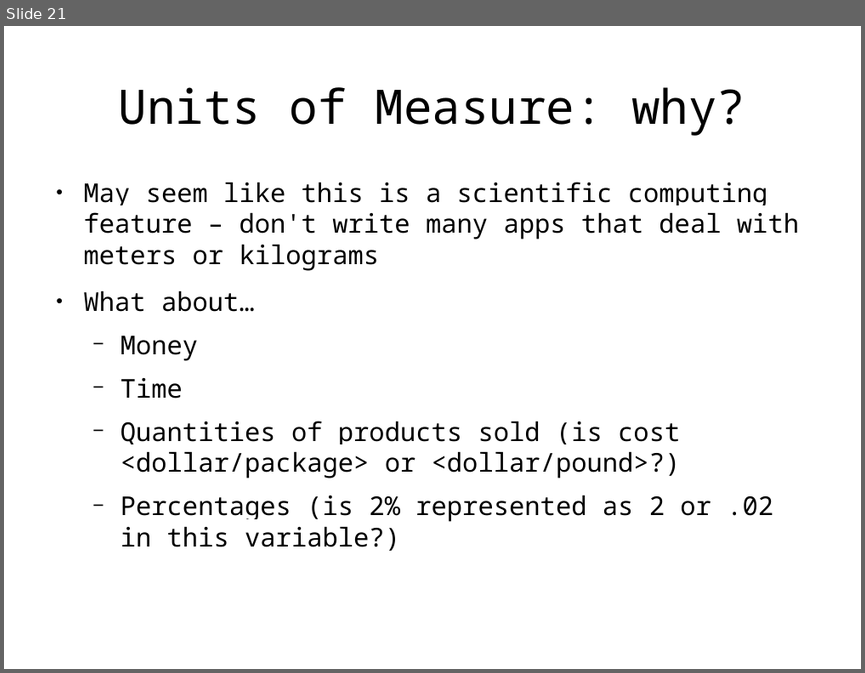
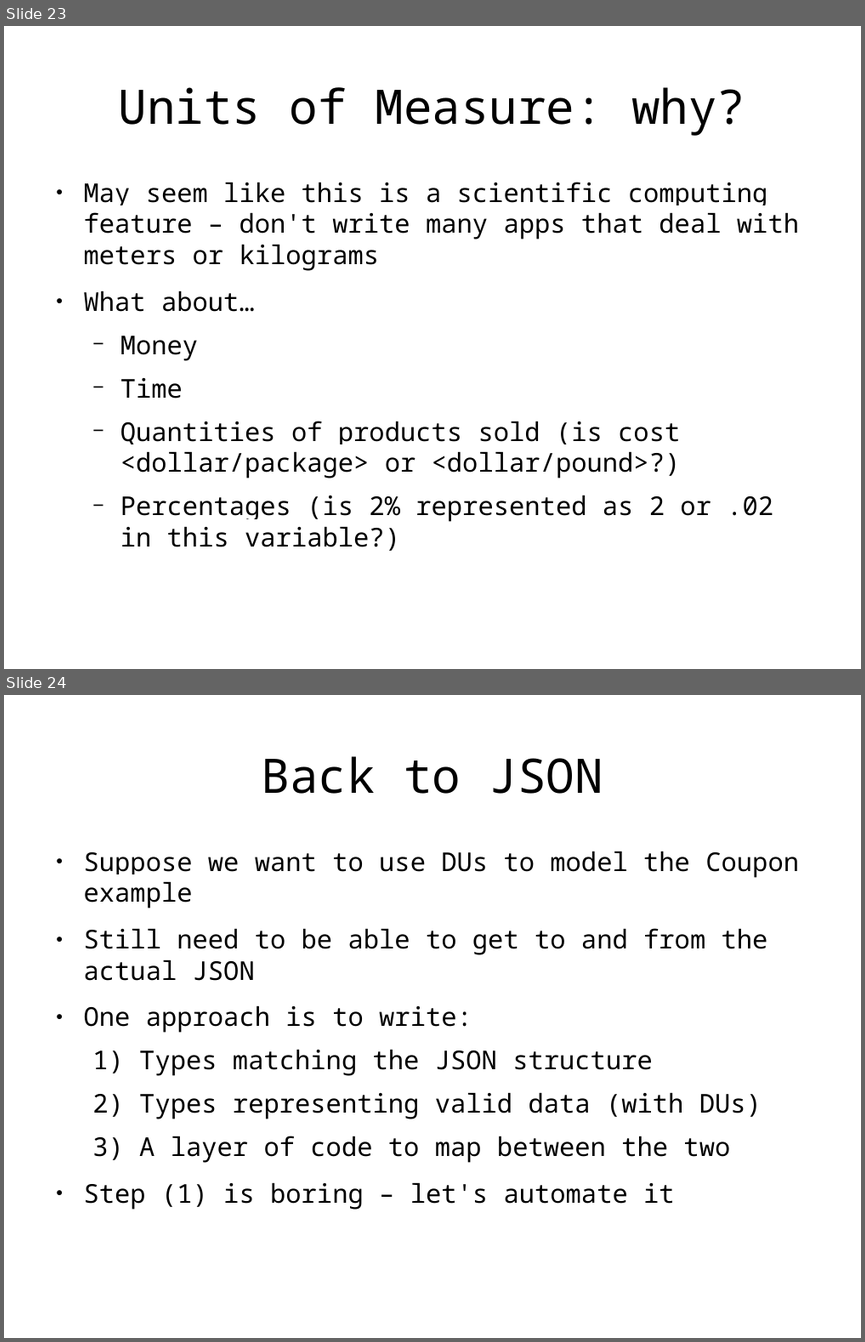
Before and after one commit to rspeele/FSharpTalk, a slide deck: fstalk.odp. Shown one above the other, each under a label of ours: slide 21 before the commit, slides 23 and 24 after it. The pictures are 865x673 and 865x1342 pixels, drawn with LibreOffice and Linux fonts; fonts in the diff are those of the drawing. Boxes give left, top, right and bottom in pixels: in the first picture for what was removed or moved away, otherwise in the second. Text is boxed around its words. In the diff, an @@ line names an element or a change of style, - is before the commit and + after.

```diff
--- a/fstalk.odp
+++ b/fstalk.odp
@@ slide 24 added at box(4, 695, 861, 1338), background #FFFFFF @@
@@ title added at box(262, 756, 603, 794), 44 pt, text #000000 @@
+Back to JSON
@@ text added at box(84, 851, 799, 1209), 24 pt, text #000000 @@
+● Suppose we want to use DUs to model the Coupon example
+● Still need to be able to get to and from the actual JSON
+● One approach is to write:
+  1) Types matching the JSON structure
+  2) Types representing valid data (with DUs)
+  3) A layer of code to map between the two
+● Step (1) is boring – let's automate it
@@ what was slide 21 is now slide 23 @@
```
Also in this commit, not shown: 1 slide changed, 6 other slides added, 2 slides removed, 12 other files.
